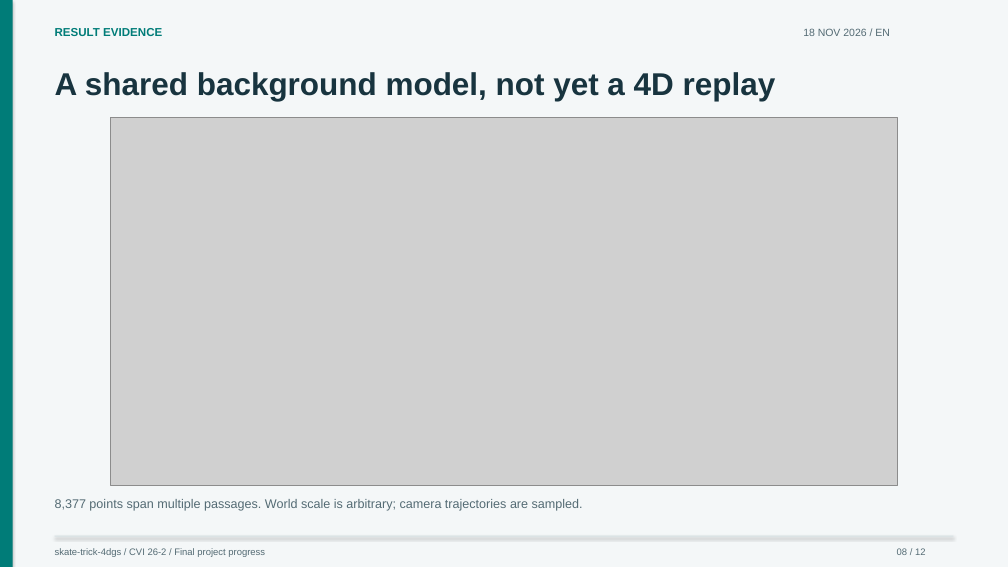
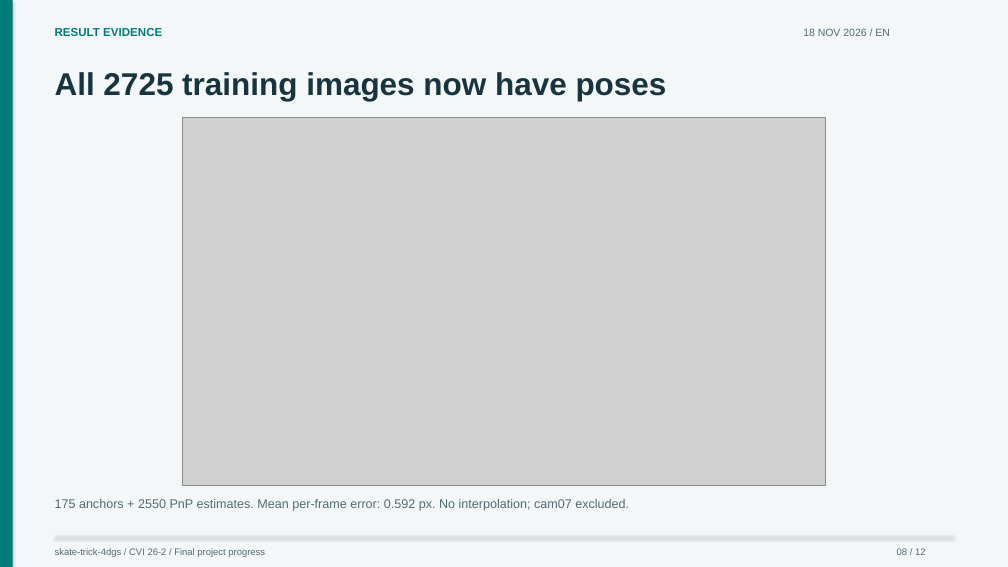
Before and after one commit to craptou/Projet_4D_Gaussian_Splatting, a slide deck: slide 8 of presentations/progress.en.pptx. Drawn at 1008x567 pixels with LibreOffice and Linux fonts; fonts in the diff are those of the drawing; grey boxes stand for pictures. Boxes give left, top, right and bottom in pixels: in the first picture for what was removed or moved away, otherwise in the second. Text is boxed around its words. In the diff, an @@ line names an element or a change of style, - is before the commit and + after.

```diff
--- a/presentations/progress.en.pptx
+++ b/presentations/progress.en.pptx
@@ text at [55, 72, 667, 101]: text changed @@
-A shared background model, not yet a 4D replay
+All 2725 training images now have poses
@@ picture: place and size @@
-picture at [110, 118, 898, 485]
+picture at [182, 118, 826, 485]
@@ text at [55, 499, 629, 511]: text changed @@
-8,377 points span multiple passages. World scale is arbitrary; camera trajectories are sampled.
+175 anchors + 2550 PnP estimates. Mean per-frame error: 0.592 px. No interpolation; cam07 excluded.
```
Also in this commit, not shown: 4 other slides changed, 27 other files.
